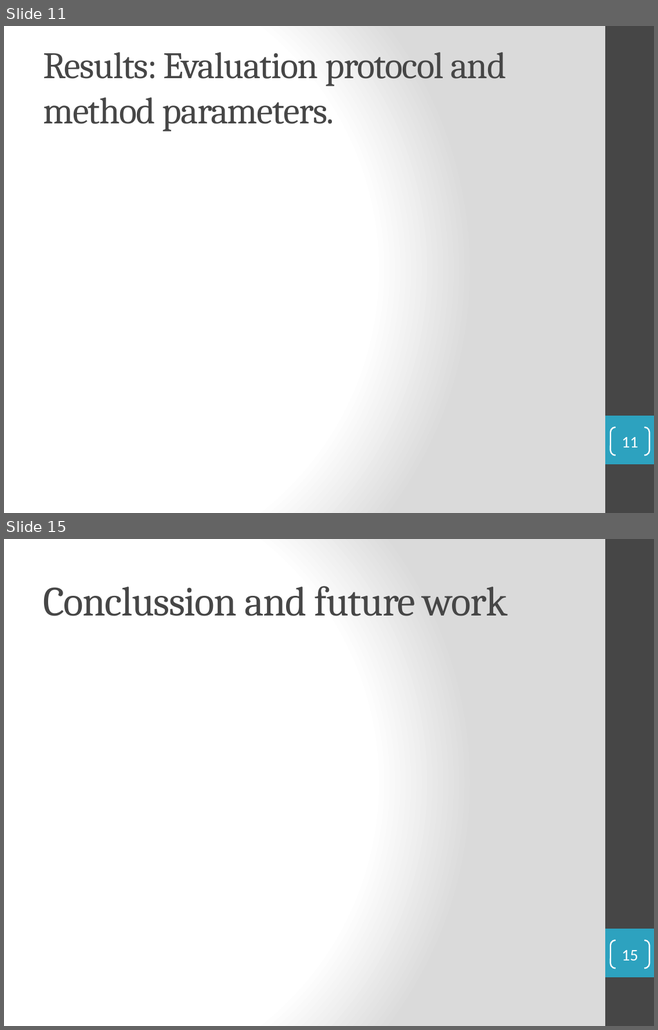
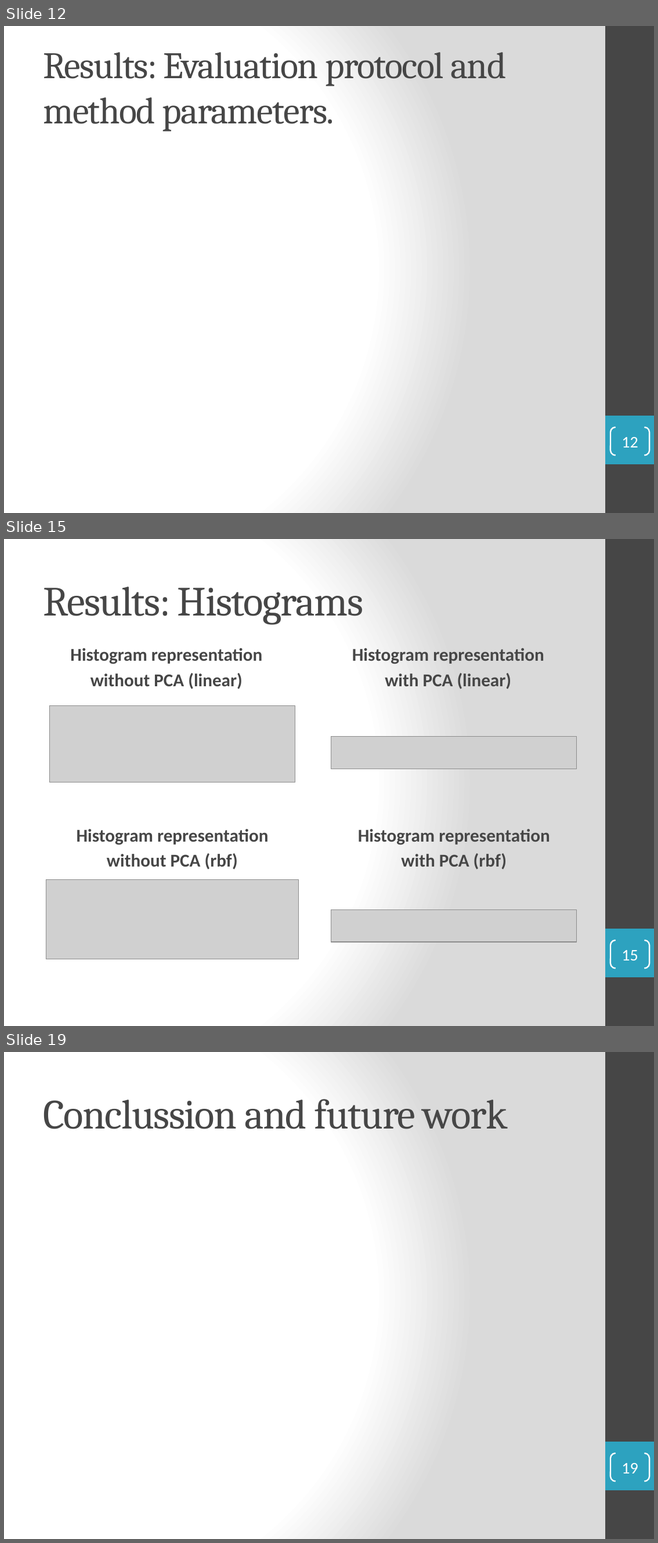
Before and after one commit to Ralleg314/TFG, a slide deck: Presentation.pptx. Shown one above the other, each under a label of ours: slides 11 and 15 before the commit, slides 12, 15 and 19 after it; the slides between them are not shown. The pictures are 658x1030 and 658x1543 pixels, drawn with LibreOffice and Linux fonts; fonts in the diff are those of the drawing; grey boxes stand for pictures. Boxes give left, top, right and bottom in pixels: in the first picture for what was removed or moved away, otherwise in the second. Text is boxed around its words. In the diff, an @@ line names an element or a change of style, - is before the commit and + after.

```diff
--- a/Presentation.pptx
+++ b/Presentation.pptx
@@ slide 15 added at (4, 539, 654, 1026), background gradient #FFFFFF to #DADADA; not listed: 2 template elements that a slide beside it also shows @@
@@ title added at (43, 587, 363, 624), 46 pt, text #464646 @@
+Results: Histograms
@@ text added at (70, 648, 262, 689), 20 pt, text #464646, bold @@
+Histogram representation
+without PCA (linear)
@@ text added at (352, 648, 543, 689), 20 pt, text #464646, bold @@
+Histogram representation
+with PCA (linear)
@@ picture added at (49, 706, 295, 783) @@
@@ picture added at (331, 736, 577, 769) @@
@@ text added at (76, 829, 268, 870), 20 pt, text #464646, bold @@
+Histogram representation
+without PCA (rbf)
@@ text added at (358, 829, 549, 870), 20 pt, text #464646, bold @@
+Histogram representation
+with PCA (rbf)
@@ picture added at (46, 880, 298, 960) @@
@@ picture added at (331, 910, 577, 943) @@
@@ page number added at (610, 940, 649, 968), outline #FFFFFF 1.5 pt, 18 pt, text #FFFFFF @@
+15
@@ what was slide 11 is now slide 12 @@
@@ page number at (621, 437, 637, 448): text changed @@
-11
+12
@@ what was slide 15 is now slide 19 @@
@@ page number at (621, 1463, 637, 1474): text changed @@
-15
+19
```
Also in this commit, not shown: 9 slides changed, 5 other slides added, 4 slides removed, 1 other file.
